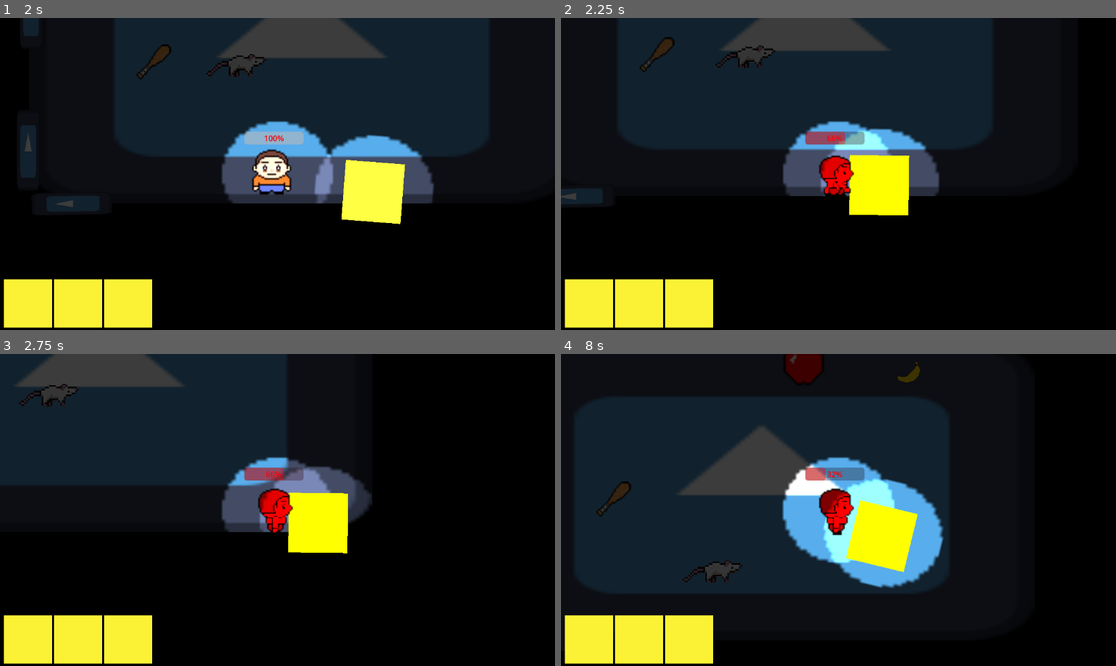
Above: before the commit, frames 1-4 (two rows, left to right).
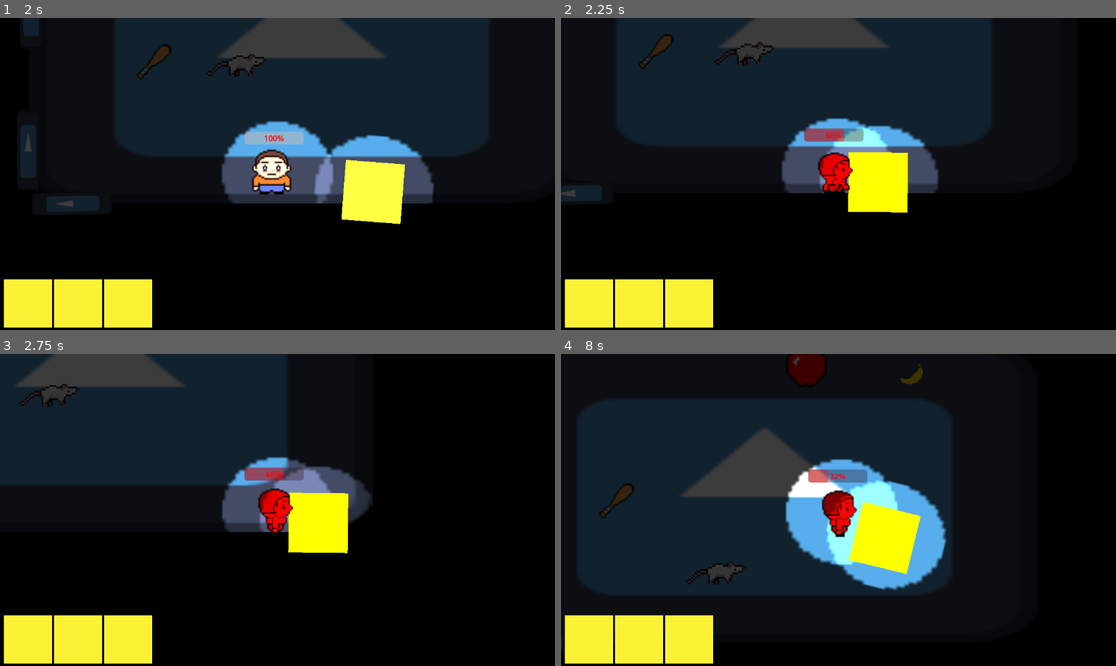
Above: after the commit, the same moments.

Repository: bryanmejiapalma/The-Matrix-Studio
Game: Godot game, scene res://game.tscn
Same seed, same stepped clock (60 frames per second), same inputs: the game is played once before the commit and once after it. The engine's default icon, where the game draws it, is replaced by a stand-in: a white triangle on a blue panel in a dark square.
Inputs (mouse positions are in pixels of both pictures, inside the frame that each line leads up to):
- Up to frame 1 (2 s): move the mouse to (399, 158) at 0.52 s; hold D (ui_right) 0.53-1.28 s; hold Shift (boost) 0.53-1.28 s; click (399, 158) at 0.67 s; move the mouse to (166, 189) at 1.27 s; hold S (ui_down) from 1.28 s (still down); tap E (interact) at 1.35 s
- Up to frame 2 (2.25 s): move the mouse to (894, 105) at 2.02 s; release S (ui_down) at 2.03 s; hold D (ui_right) from 2.03 s (still down); hold Shift (boost) from 2.03 s (still down)
- Up to frame 3 (2.75 s): keep holding D (ui_right); keep holding Shift (boost)
- Up to frame 4 (8 s): move the mouse to (810, 572) at 2.77 s; release D (ui_right) at 2.78 s; release Shift (boost) at 2.78 s; hold W (ui_up) 2.78-3.53 s; tap E (interact) every 1.5 s from 2.85 to 7.35 s; click (810, 572) at 2.92 s; move the mouse to (1005, 556) at 3.52 s; hold Shift (boost) 3.53-4.28 s; hold A (ui_left) 3.53-5.03 s; move the mouse to (672, 463) at 4.27 s; move the mouse to (866, 510) at 5.02 s; hold S (ui_down) 5.03-5.78 s; hold Shift (boost) 5.03-5.78 s; click (866, 510) at 5.17 s; move the mouse to (755, 432) at 5.77 s; hold D (ui_right) 5.78-6.53 s; move the mouse to (960, 494) at 6.52 s; hold W (ui_up) 6.53-7.28 s; hold Shift (boost) 6.53-7.28 s; move the mouse to (727, 525) at 7.27 s; hold D (ui_right) from 7.28 s (still down); click (727, 525) at 7.42 s

Frame 1 is identical in both runs. In frame 2, 3.2% of the frame differs, in the area x 0-70%, y 0-64%; in frame 3, less than 0.1%; in frame 4, 3.5%, in the area x 0-70%, y 0-95%.

Commit message:
camara shaking when enemy hits you

Diff:
--- a/Player.tscn
+++ b/Player.tscn
@@ -1,8 +1,9 @@
-[gd_scene load_steps=25 format=3 uid="uid://o6yxgp3jif0q"]
+[gd_scene load_steps=26 format=3 uid="uid://o6yxgp3jif0q"]
 
 [ext_resource type="Script" uid="uid://caku1i4c3k7ue" path="res://player.gd" id="1_kpjcp"]
 [ext_resource type="Texture2D" uid="uid://datblw6l7qxr" path="res://Sprite-0002.png" id="2_kne1u"]
 [ext_resource type="PackedScene" uid="uid://bhjm0wh2aj3d3" path="res://player_view.tscn" id="3_kne1u"]
+[ext_resource type="Script" uid="uid://dacxcotrx18lh" path="res://camera_2d.gd" id="4_5ncpa"]
 [ext_resource type="Texture2D" uid="uid://l8x57r8e7r5w" path="res://playerupNdown-Sheet.png" id="4_dtqjt"]
 [ext_resource type="Texture2D" uid="uid://g50imq46tvsh" path="res://sidewalking-Sheet.png" id="4_e80uo"]
 [ext_resource type="Texture2D" uid="uid://kkyg42k5res0" path="res://Sprite-0002-Sheet 2.png" id="4_tdg3f"]
@@ -165,6 +166,7 @@
 scale = Vector2(7.28125, 6.875)
 
 [node name="Camera2D" type="Camera2D" parent="."]
+script = ExtResource("4_5ncpa")
 
 [node name="PickupZone" type="Area2D" parent="."]
 
--- /dev/null
+++ b/camera_2d.gd
@@ -0,0 +1,16 @@
+extends Camera2D
+
+var shake_strength: float = 0.0
+var fade_speed: float = 5.0
+
+func _process(delta: float) -> void:
+	if shake_strength > 0:
+		# Gradually reduce the shake strength over time
+		shake_strength = lerp(shake_strength, 0.0, fade_speed * delta)
+		# Randomly offset the camera position
+		offset = Vector2(randf_range(-shake_strength, shake_strength), randf_range(-shake_strength, shake_strength))
+	else:
+		offset = Vector2.ZERO
+
+func apply_shake(strength: float):
+	shake_strength = strength
--- a/player.gd
+++ b/player.gd
@@ -93,6 +93,11 @@
 	health_bar.value = health
 	print("Player Health: ", health)
 
+	# --- SCREEN SHAKE TRIGGER ---
+	# Checks if the Camera2D exists as a child and calls its shake function
+	if has_node("Camera2D"):
+		$Camera2D.apply_shake(15.0)
+
 	if health <= 0:
 		die()
 	else:
@@ -109,6 +114,8 @@
 	if is_dead: return
 
 	is_dead = true
+	# Note: Ensure Camera2D has "Ignore Rotation" enabled in Inspector
+	# so the whole screen doesn't rotate with the player!
 	rotation_degrees = 90
 	print("Player is down!")
 
Not shown, added: camera_2d.gd.uid
